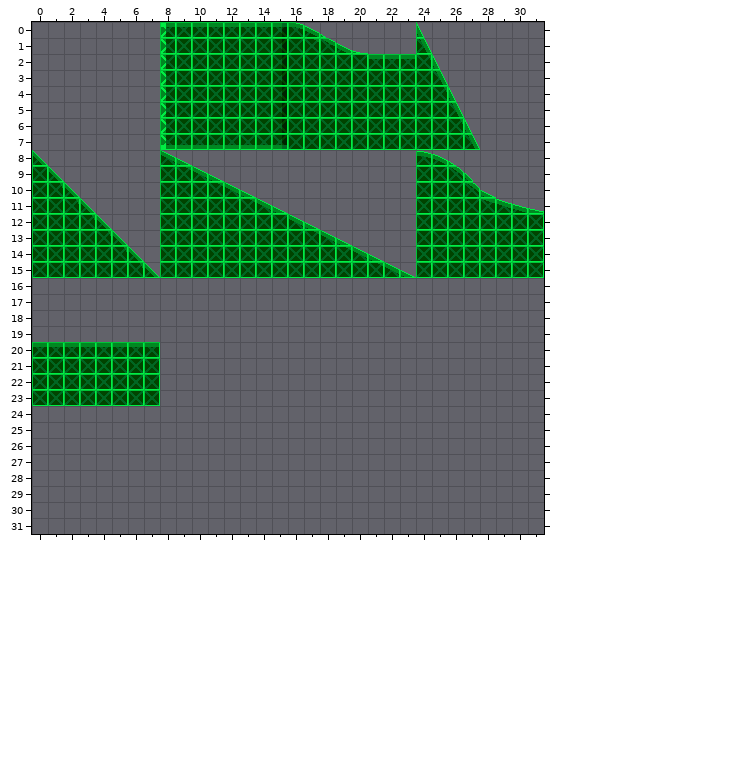
A Tiled map gets an edit: assets/pre/levels/R1/tilemap128.tmx. The picture above was drawn from the file before the commit.
Cells are 16x16 px. Shown: x 0..31, y 0..31.
Now the later version:
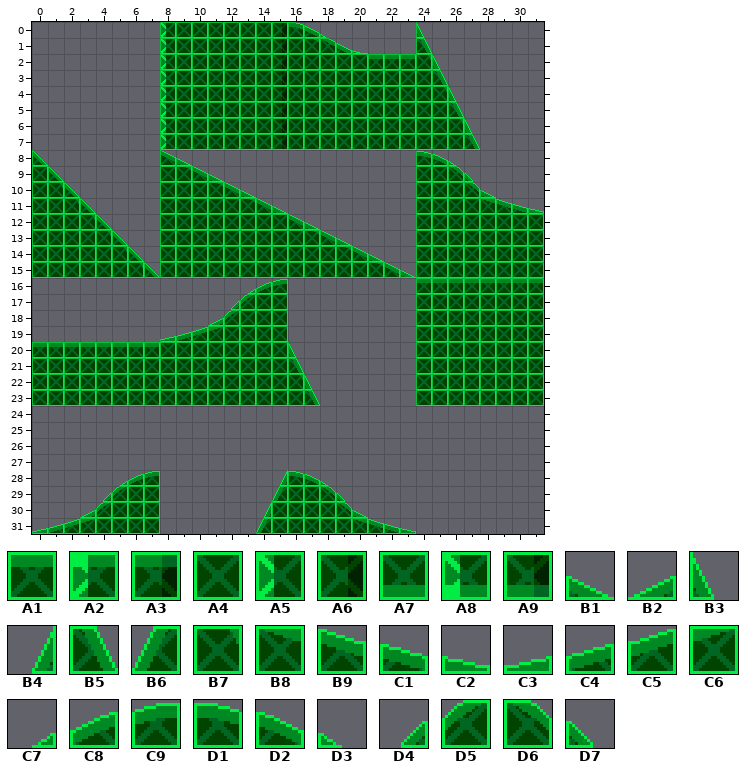
Key: from "16x16": A1 2, A2 4, A3 5, A4 10, A5 12, A6 13, A7 18, A8 20, A9 21, B1 25, B2 26, B3 32, B4 33, B5 34, B6 35, B7 36, B8 83, B9 84, C1 85, C2 86, C3 89, C4 90, C5 91, C6 92, C7 259, C8 260, C9 261, D1 262, D2 263, D3 264, D4 265, D5 266, D6 267, D7 268.
__ is an empty cell.
Changes in this commit:
Layer "Camada de Blocos 1":
y 0: x 8..15 A2 A1 A1 A1 A1 A1 A1 A3 -> A5 A4 A4 A4 A4 A4 A4 A6
y 7: x 8..15 A8 A7 A7 A7 A7 A7 A7 A9 -> A5 A4 A4 A4 A4 A4 A4 A6
y 16: x 13..15 __ __ __ -> C7 C8 C9; x 24..31 __ __ __ __ __ __ __ __ -> A1 A1 A1 A1 A1 A1 A1 A1
y 17: x 12..15 __ __ __ __ -> D4 D5 A4 A4; x 24..31 __ __ __ __ __ __ __ __ -> A4 A4 A4 A4 A4 A4 A4 A4
y 18: x 11..15 __ __ __ __ __ -> B2 D5 A4 A4 A4; x 24..31 __ __ __ __ __ __ __ __ -> A4 A4 A4 A4 A4 A4 A4 A4
y 19: x 8..15 __ __ __ __ __ __ __ __ -> C3 C4 C5 C6 A4 A4 A4 A4; x 24..31 __ __ __ __ __ __ __ __ -> A4 A4 A4 A4 A4 A4 A4 A4
y 20: x 8..16 __ __ __ __ __ __ __ __ __ -> A4 A4 A4 A4 A4 A4 A4 A4 B3; x 24..31 __ __ __ __ __ __ __ __ -> A4 A4 A4 A4 A4 A4 A4 A4
y 21: x 8..16 __ __ __ __ __ __ __ __ __ -> A4 A4 A4 A4 A4 A4 A4 A4 B5; x 24..31 __ __ __ __ __ __ __ __ -> A4 A4 A4 A4 A4 A4 A4 A4
y 22: x 8..17 __ __ __ __ __ __ __ __ __ __ -> A4 A4 A4 A4 A4 A4 A4 A4 B7 B3; x 24..31 __ __ __ __ __ __ __ __ -> A4 A4 A4 A4 A4 A4 A4 A4
y 23: x 8..17 __ __ __ __ __ __ __ __ __ __ -> A4 A4 A4 A4 A4 A4 A4 A4 A4 B5; x 24..31 __ __ __ __ __ __ __ __ -> A4 A4 A4 A4 A4 A4 A4 A4
y 28: x 5..7 __ __ __ -> C7 C8 C9; x 15..18 __ __ __ __ -> B4 D1 D2 D3
y 29: x 4..7 __ __ __ __ -> D4 D5 A4 A4; x 15..19 __ __ __ __ __ -> B6 A4 A4 D6 D7
y 30: x 3..7 __ __ __ __ __ -> B2 D5 A4 A4 A4; x 14..20 __ __ __ __ __ __ __ -> B4 A4 A4 A4 A4 D6 B1
y 31: x 0..7 __ __ __ __ __ __ __ __ -> C3 C4 C5 C6 A4 A4 A4 A4; x 14..23 __ __ __ __ __ __ __ __ __ __ -> B6 A4 A4 A4 A4 A4 B8 B9 C1 C2
